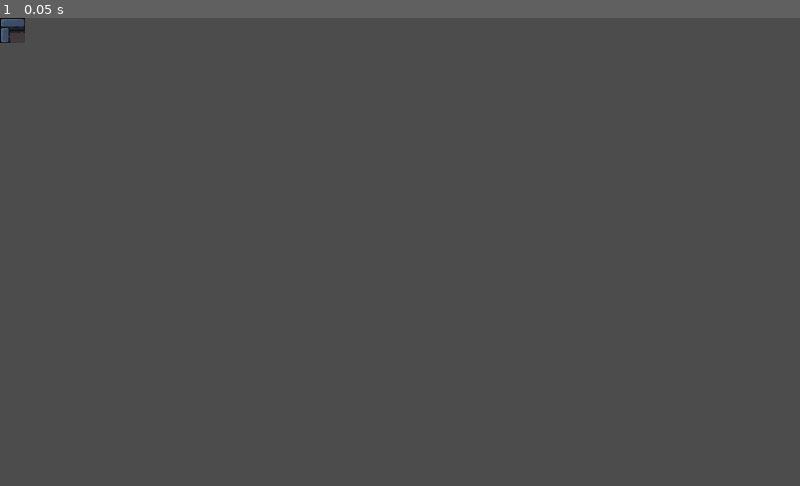
Above: before the commit, frame 1.
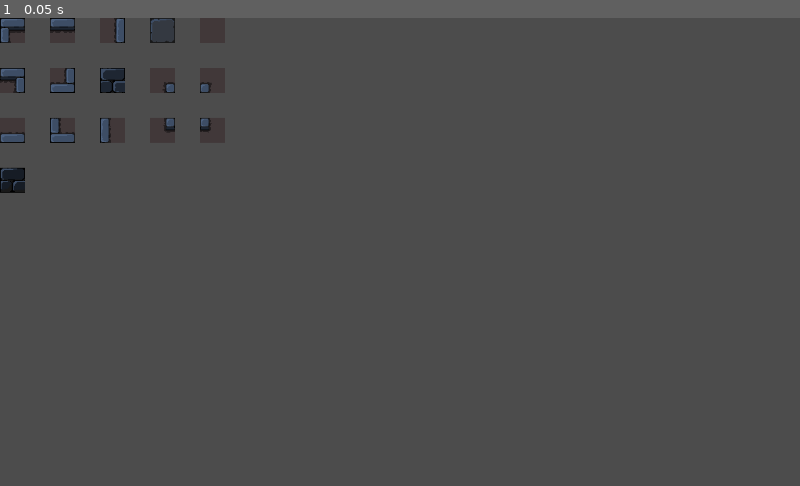
Above: after the commit, the same moment.

Repository: victorhwmn/gmtk_2018
Game: Godot game, scene res://TileMap.tscn
Two runs of this game, one before a commit and one after it. Both use one fixed random seed, a clock stepped at 60 frames per second and the inputs below. This scene is started directly instead of the project's main scene.
Inputs:
- Up to frame 1 (0.05 s): no input

The runs differ from the first frame. In frame 1, 1.2% of the frame differs, in the area x 0-27%, y 0-38%.

Commit message:
Tileset Saved

Diff:
--- a/Level1.tscn
+++ b/Level1.tscn
@@ -1,7 +1,28 @@
-[gd_scene load_steps=2 format=2]
+[gd_scene load_steps=3 format=2]
 
 [ext_resource path="res://Player.tscn" type="PackedScene" id=1]
+[ext_resource path="res://dungeonTileSet.tres" type="TileSet" id=2]
 
-[node name="Level1" type="Node"]
+[node name="Level1" type="Node" index="0"]
 
 [node name="Player" parent="." index="0" instance=ExtResource( 1 )]
+
+[node name="TileMap" type="TileMap" parent="." index="1"]
+
+mode = 0
+tile_set = ExtResource( 2 )
+cell_size = Vector2( 64, 64 )
+cell_quadrant_size = 16
+cell_custom_transform = Transform2D( 1, 0, 0, 1, 0, 0 )
+cell_half_offset = 2
+cell_tile_origin = 0
+cell_y_sort = false
+cell_clip_uv = false
+collision_use_kinematic = false
+collision_friction = 1.0
+collision_bounce = 0.0
+collision_layer = 1
+collision_mask = 1
+occluder_light_mask = 1
+format = 1
+tile_data = PoolIntArray(  )
--- a/TileMap.tscn
+++ b/TileMap.tscn
@@ -42,10 +42,11 @@
 [node name="1" type="Sprite" parent="." index="1"]
 
 editor/display_folded = true
-texture = ExtResource( 1 )
-centered = false
-region_enabled = true
-region_rect = Rect2( 0, 0, 32, 32 )
+position = Vector2( 64, 0 )
+texture = ExtResource( 1 )
+centered = false
+region_enabled = true
+region_rect = Rect2( 32, 0, 32, 32 )
 _sections_unfolded = [ "Offset", "Region" ]
 __meta__ = {
 "_edit_group_": true
@@ -66,3 +67,437 @@
 [node name="CollisionShape2D" type="CollisionShape2D" parent="1/StaticBody2D" index="0"]
 
 shape = SubResource( 1 )
+
+[node name="2" type="Sprite" parent="." index="2"]
+
+editor/display_folded = true
+position = Vector2( 128, 0 )
+texture = ExtResource( 1 )
+centered = false
+region_enabled = true
+region_rect = Rect2( 64, 0, 32, 32 )
+_sections_unfolded = [ "Offset", "Region" ]
+__meta__ = {
+"_edit_group_": true
+}
+
+[node name="StaticBody2D" type="StaticBody2D" parent="2" index="0"]
+
+position = Vector2( 16, 16 )
+input_pickable = false
+collision_layer = 1
+collision_mask = 1
+constant_linear_velocity = Vector2( 0, 0 )
+constant_angular_velocity = 0.0
+friction = 1.0
+bounce = 0.0
+_sections_unfolded = [ "Transform", "Visibility" ]
+
+[node name="CollisionShape2D" type="CollisionShape2D" parent="2/StaticBody2D" index="0"]
+
+shape = SubResource( 1 )
+
+[node name="3" type="Sprite" parent="." index="3"]
+
+editor/display_folded = true
+position = Vector2( 128, 0 )
+texture = ExtResource( 1 )
+centered = false
+region_enabled = true
+region_rect = Rect2( 64, 32, 32, 32 )
+_sections_unfolded = [ "Offset", "Region" ]
+__meta__ = {
+"_edit_group_": true
+}
+
+[node name="StaticBody2D" type="StaticBody2D" parent="3" index="0"]
+
+position = Vector2( 16, 16 )
+input_pickable = false
+collision_layer = 1
+collision_mask = 1
+constant_linear_velocity = Vector2( 0, 0 )
+constant_angular_velocity = 0.0
+friction = 1.0
+bounce = 0.0
+_sections_unfolded = [ "Transform", "Visibility" ]
+
+[node name="CollisionShape2D" type="CollisionShape2D" parent="3/StaticBody2D" index="0"]
+
+shape = SubResource( 1 )
+
+[node name="4" type="Sprite" parent="." index="4"]
+
+editor/display_folded = true
+position = Vector2( 0, 64 )
+texture = ExtResource( 1 )
+centered = false
+region_enabled = true
+region_rect = Rect2( 64, 0, 32, 32 )
+_sections_unfolded = [ "Offset", "Region" ]
+__meta__ = {
+"_edit_group_": true
+}
+
+[node name="StaticBody2D" type="StaticBody2D" parent="4" index="0"]
+
+position = Vector2( 16, 16 )
+input_pickable = false
+collision_layer = 1
+collision_mask = 1
+constant_linear_velocity = Vector2( 0, 0 )
+constant_angular_velocity = 0.0
+friction = 1.0
+bounce = 0.0
+_sections_unfolded = [ "Transform", "Visibility" ]
+
+[node name="CollisionShape2D" type="CollisionShape2D" parent="4/StaticBody2D" index="0"]
+
+shape = SubResource( 1 )
+
+[node name="5" type="Sprite" parent="." index="5"]
+
+editor/display_folded = true
+position = Vector2( 64, 64 )
+texture = ExtResource( 1 )
+centered = false
+region_enabled = true
+region_rect = Rect2( 64, 64, 32, 32 )
+_sections_unfolded = [ "Offset", "Region" ]
+__meta__ = {
+"_edit_group_": true
+}
+
+[node name="StaticBody2D" type="StaticBody2D" parent="5" index="0"]
+
+position = Vector2( 16, 16 )
+input_pickable = false
+collision_layer = 1
+collision_mask = 1
+constant_linear_velocity = Vector2( 0, 0 )
+constant_angular_velocity = 0.0
+friction = 1.0
+bounce = 0.0
+_sections_unfolded = [ "Transform", "Visibility" ]
+
+[node name="CollisionShape2D" type="CollisionShape2D" parent="5/StaticBody2D" index="0"]
+
+shape = SubResource( 1 )
+
+[node name="6" type="Sprite" parent="." index="6"]
+
+editor/display_folded = true
+position = Vector2( 0, 192 )
+texture = ExtResource( 1 )
+centered = false
+region_enabled = true
+region_rect = Rect2( 96, 32, 32, 32 )
+_sections_unfolded = [ "Offset", "Region" ]
+__meta__ = {
+"_edit_group_": true
+}
+
+[node name="StaticBody2D" type="StaticBody2D" parent="6" index="0"]
+
+position = Vector2( 16, 16 )
+input_pickable = false
+collision_layer = 1
+collision_mask = 1
+constant_linear_velocity = Vector2( 0, 0 )
+constant_angular_velocity = 0.0
+friction = 1.0
+bounce = 0.0
+_sections_unfolded = [ "Transform", "Visibility" ]
+
+[node name="CollisionShape2D" type="CollisionShape2D" parent="6/StaticBody2D" index="0"]
+
+shape = SubResource( 1 )
+
+[node name="16" type="Sprite" parent="." index="7"]
+
+editor/display_folded = true
+position = Vector2( 128, 64 )
+texture = ExtResource( 1 )
+centered = false
+region_enabled = true
+region_rect = Rect2( 96, 0, 32, 32 )
+_sections_unfolded = [ "Offset", "Region" ]
+__meta__ = {
+"_edit_group_": true
+}
+
+[node name="StaticBody2D" type="StaticBody2D" parent="16" index="0"]
+
+position = Vector2( 16, 16 )
+input_pickable = false
+collision_layer = 1
+collision_mask = 1
+constant_linear_velocity = Vector2( 0, 0 )
+constant_angular_velocity = 0.0
+friction = 1.0
+bounce = 0.0
+_sections_unfolded = [ "Transform", "Visibility" ]
+
+[node name="CollisionShape2D" type="CollisionShape2D" parent="16/StaticBody2D" index="0"]
+
+shape = SubResource( 1 )
+
+[node name="7" type="Sprite" parent="." index="8"]
+
+editor/display_folded = true
+position = Vector2( 0, 128 )
+texture = ExtResource( 1 )
+centered = false
+region_enabled = true
+region_rect = Rect2( 32, 64, 32, 32 )
+_sections_unfolded = [ "Offset", "Region" ]
+__meta__ = {
+"_edit_group_": true
+}
+
+[node name="StaticBody2D" type="StaticBody2D" parent="7" index="0"]
+
+position = Vector2( 16, 16 )
+input_pickable = false
+collision_layer = 1
+collision_mask = 1
+constant_linear_velocity = Vector2( 0, 0 )
+constant_angular_velocity = 0.0
+friction = 1.0
+bounce = 0.0
+_sections_unfolded = [ "Transform", "Visibility" ]
+
+[node name="CollisionShape2D" type="CollisionShape2D" parent="7/StaticBody2D" index="0"]
+
+shape = SubResource( 1 )
+
+[node name="8" type="Sprite" parent="." index="9"]
+
+editor/display_folded = true
+position = Vector2( 64, 128 )
+texture = ExtResource( 1 )
+centered = false
+region_enabled = true
+region_rect = Rect2( 0, 64, 32, 32 )
+_sections_unfolded = [ "Offset", "Region" ]
+__meta__ = {
+"_edit_group_": true
+}
+
+[node name="StaticBody2D" type="StaticBody2D" parent="8" index="0"]
+
+position = Vector2( 16, 16 )
+input_pickable = false
+collision_layer = 1
+collision_mask = 1
+constant_linear_velocity = Vector2( 0, 0 )
+constant_angular_velocity = 0.0
+friction = 1.0
+bounce = 0.0
+_sections_unfolded = [ "Transform", "Visibility" ]
+
+[node name="CollisionShape2D" type="CollisionShape2D" parent="8/StaticBody2D" index="0"]
+
+shape = SubResource( 1 )
+
+[node name="9" type="Sprite" parent="." index="10"]
+
+editor/display_folded = true
+position = Vector2( 128, 128 )
+texture = ExtResource( 1 )
+centered = false
+region_enabled = true
+region_rect = Rect2( 0, 32, 32, 32 )
+_sections_unfolded = [ "Offset", "Region" ]
+__meta__ = {
+"_edit_group_": true
+}
+
+[node name="StaticBody2D" type="StaticBody2D" parent="9" index="0"]
+
+position = Vector2( 16, 16 )
+input_pickable = false
+collision_layer = 1
+collision_mask = 1
+constant_linear_velocity = Vector2( 0, 0 )
+constant_angular_velocity = 0.0
+friction = 1.0
+bounce = 0.0
+_sections_unfolded = [ "Transform", "Visibility" ]
+
+[node name="CollisionShape2D" type="CollisionShape2D" parent="9/StaticBody2D" index="0"]
+
+shape = SubResource( 1 )
+
+[node name="10" type="Sprite" parent="." index="11"]
+
+editor/display_folded = true
+position = Vector2( 192, 64 )
+texture = ExtResource( 1 )
+centered = false
+region_enabled = true
+region_rect = Rect2( 0, 96, 32, 32 )
+_sections_unfolded = [ "Offset", "Region" ]
+__meta__ = {
+"_edit_group_": true
+}
+
+[node name="StaticBody2D" type="StaticBody2D" parent="10" index="0"]
+
+position = Vector2( 16, 16 )
+input_pickable = false
+collision_layer = 1
+collision_mask = 1
+constant_linear_velocity = Vector2( 0, 0 )
+constant_angular_velocity = 0.0
+friction = 1.0
+bounce = 0.0
+_sections_unfolded = [ "Transform", "Visibility" ]
+
+[node name="CollisionShape2D" type="CollisionShape2D" parent="10/StaticBody2D" index="0"]
+
+shape = SubResource( 1 )
+
+[node name="11" type="Sprite" parent="." index="12"]
+
+position = Vector2( 192, 128 )
+texture = ExtResource( 1 )
+centered = false
+region_enabled = true
+region_rect = Rect2( 0, 128, 32, 32 )
+_sections_unfolded = [ "Offset", "Region" ]
+__meta__ = {
+"_edit_group_": true
+}
+
+[node name="StaticBody2D" type="StaticBody2D" parent="11" index="0"]
+
+position = Vector2( 16, 16 )
+input_pickable = false
+collision_layer = 1
+collision_mask = 1
+constant_linear_velocity = Vector2( 0, 0 )
+constant_angular_velocity = 0.0
+friction = 1.0
+bounce = 0.0
+_sections_unfolded = [ "Transform", "Visibility" ]
+
+[node name="CollisionShape2D" type="CollisionShape2D" parent="11/StaticBody2D" index="0"]
+
+shape = SubResource( 1 )
+
+[node name="12" type="Sprite" parent="." index="13"]
+
+editor/display_folded = true
+position = Vector2( 256, 128 )
+texture = ExtResource( 1 )
+centered = false
+region_enabled = true
+region_rect = Rect2( 32, 128, 32, 32 )
+_sections_unfolded = [ "Offset", "Region" ]
+__meta__ = {
+"_edit_group_": true
+}
+
+[node name="StaticBody2D" type="StaticBody2D" parent="12" index="0"]
+
+position = Vector2( 16, 16 )
+input_pickable = false
+collision_layer = 1
+collision_mask = 1
+constant_linear_velocity = Vector2( 0, 0 )
+constant_angular_velocity = 0.0
+friction = 1.0
+bounce = 0.0
+_sections_unfolded = [ "Transform", "Visibility" ]
+
+[node name="CollisionShape2D" type="CollisionShape2D" parent="12/StaticBody2D" index="0"]
+
+shape = SubResource( 1 )
+
+[node name="13" type="Sprite" parent="." index="14"]
+
+editor/display_folded = true
+position = Vector2( 256, 64 )
+texture = ExtResource( 1 )
+centered = false
+region_enabled = true
+region_rect = Rect2( 32, 96, 32, 32 )
+_sections_unfolded = [ "Offset", "Region" ]
+__meta__ = {
+"_edit_group_": true
+}
+
+[node name="StaticBody2D" type="StaticBody2D" parent="13" index="0"]
+
+position = Vector2( 16, 16 )
+input_pickable = false
+collision_layer = 1
+collision_mask = 1
+constant_linear_velocity = Vector2( 0, 0 )
+constant_angular_velocity = 0.0
+friction = 1.0
+bounce = 0.0
+_sections_unfolded = [ "Transform", "Visibility" ]
+
+[node name="CollisionShape2D" type="CollisionShape2D" parent="13/StaticBody2D" index="0"]
+
+shape = SubResource( 1 )
+
+[node name="14" type="Sprite" parent="." index="15"]
+
+editor/display_folded = true
+position = Vector2( 192, 0 )
+texture = ExtResource( 1 )
+centered = false
+region_enabled = true
+region_rect = Rect2( 96, 64, 32, 32 )
+_sections_unfolded = [ "Offset", "Region" ]
+__meta__ = {
+"_edit_group_": true
+}
+
+[node name="StaticBody2D" type="StaticBody2D" parent="14" index="0"]
+
+position = Vector2( 16, 16 )
+input_pickable = false
+collision_layer = 1
+collision_mask = 1
+constant_linear_velocity = Vector2( 0, 0 )
+constant_angular_velocity = 0.0
+friction = 1.0
+bounce = 0.0
+_sections_unfolded = [ "Transform", "Visibility" ]
+
+[node name="CollisionShape2D" type="CollisionShape2D" parent="14/StaticBody2D" index="0"]
+
+shape = SubResource( 1 )
+
+[node name="15" type="Sprite" parent="." index="16"]
+
+editor/display_folded = true
+position = Vector2( 256, 0 )
+texture = ExtResource( 1 )
+centered = false
+region_enabled = true
+region_rect = Rect2( 160, 128, 32, 32 )
+_sections_unfolded = [ "Offset", "Region" ]
+__meta__ = {
+"_edit_group_": true
+}
+
+[node name="StaticBody2D" type="StaticBody2D" parent="15" index="0"]
+
+position = Vector2( 16, 16 )
+input_pickable = false
+collision_layer = 1
+collision_mask = 1
+constant_linear_velocity = Vector2( 0, 0 )
+constant_angular_velocity = 0.0
+friction = 1.0
+bounce = 0.0
+_sections_unfolded = [ "Transform", "Visibility" ]
+
+[node name="CollisionShape2D" type="CollisionShape2D" parent="15/StaticBody2D" index="0"]
+
+shape = SubResource( 1 )
